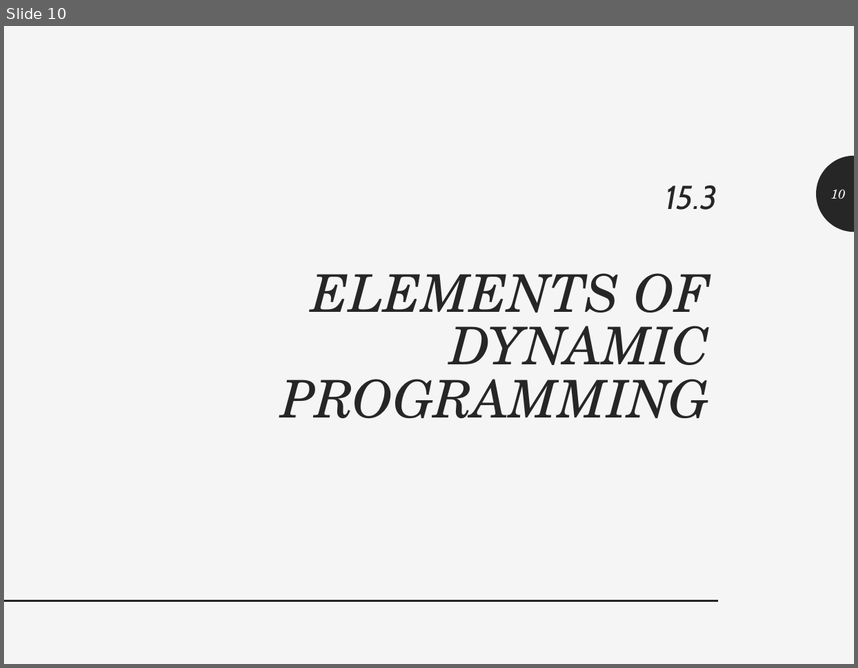
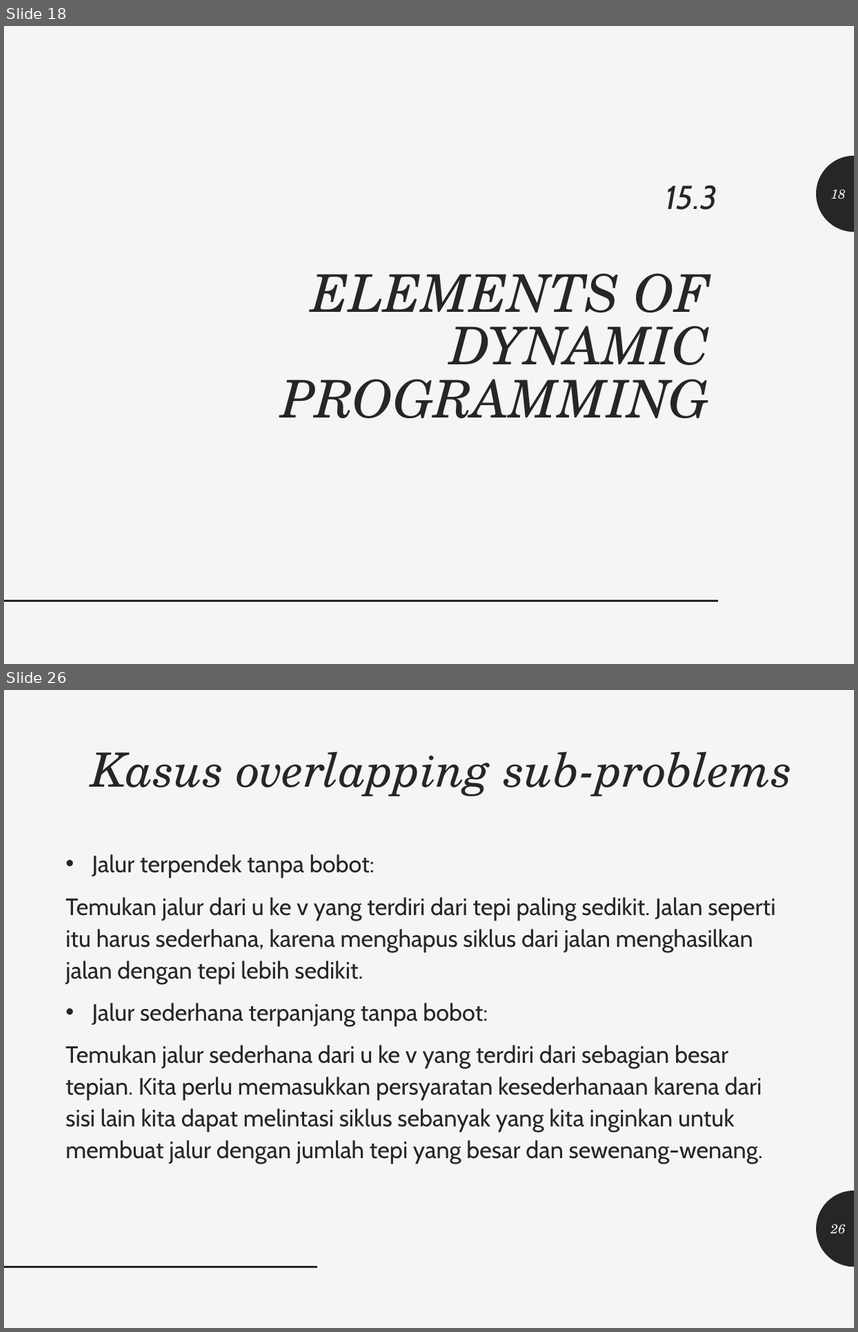
Before and after one commit to realicejoanne/analgo-01, a slide deck: Kelas - 5 (Presentasi UAS)/Analgo.pptx. Shown one above the other, each under a label of ours: slide 10 before the commit, slides 18 and 26 after it; the slides between them are not shown. The pictures are 858x668 and 858x1332 pixels, drawn with LibreOffice and Linux fonts; fonts in the diff are those of the drawing. Boxes give left, top, right and bottom in pixels: in the first picture for what was removed or moved away, otherwise in the second. Text is boxed around its words. In the diff, an @@ line names an element or a change of style, - is before the commit and + after.

```diff
--- a/Kelas - 5 (Presentasi UAS)/Analgo.pptx
+++ b/Kelas - 5 (Presentasi UAS)/Analgo.pptx
@@ slide 26 added at (4,690,854,1328), background #F5F5F5 @@
@@ title added at (91,751,792,796), 40 pt, text #262626, italic @@
+Kasus overlapping sub-problems
@@ text added at (65,854,775,1164), 20 pt, text #262626 @@
+• Jalur terpendek tanpa bobot:
+Temukan jalur dari u ke v yang terdiri dari tepi paling sedikit. Jalan seperti itu harus sederhana, karena menghapus siklus dari jalan menghasilkan jalan dengan tepi lebih sedikit.
+• Jalur sederhana terpanjang tanpa bobot:
+Temukan jalur sederhana dari u ke v yang terdiri dari sebagian besar tepian. Kita perlu memasukkan persyaratan kesederhanaan karena dari sisi lain kita dapat melintasi siklus sebanyak yang kita inginkan untuk membuat jalur dengan jumlah tepi yang besar dan sewenang-wenang.
@@ freeform shape added at (816,1190,854,1266), fill #262626 @@
@@ page number added at (831,1223,846,1234), 11 pt, text #F5F5F5, italic @@
+26
@@ line added from (4, 1266) to (318, 1266), #262626 2 pt @@
@@ what was slide 10 is now slide 18 @@
@@ page number at (831,189,846,199): text changed @@
-10
+18
```
Also in this commit, not shown: 1 slide changed, 19 other slides added, 4 other files.
